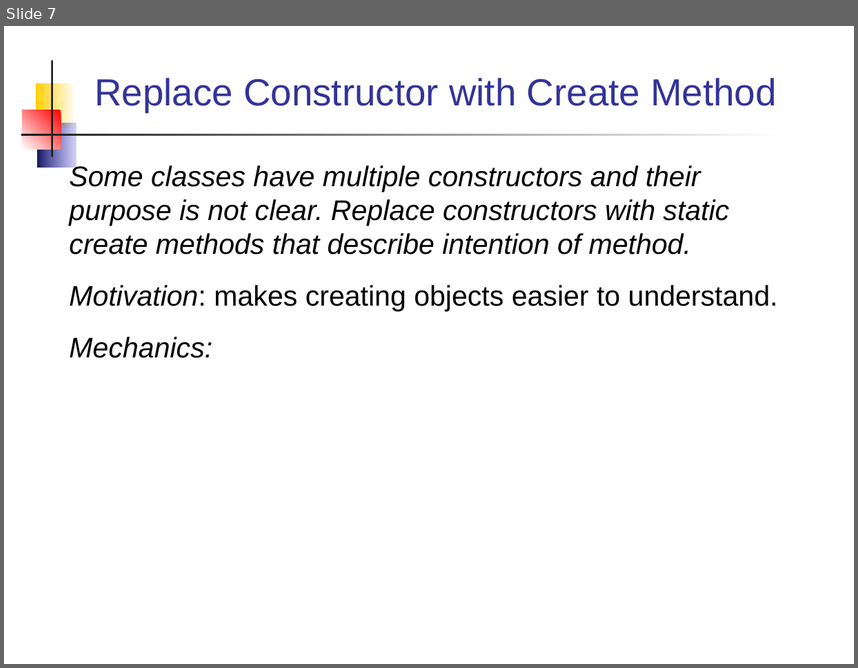
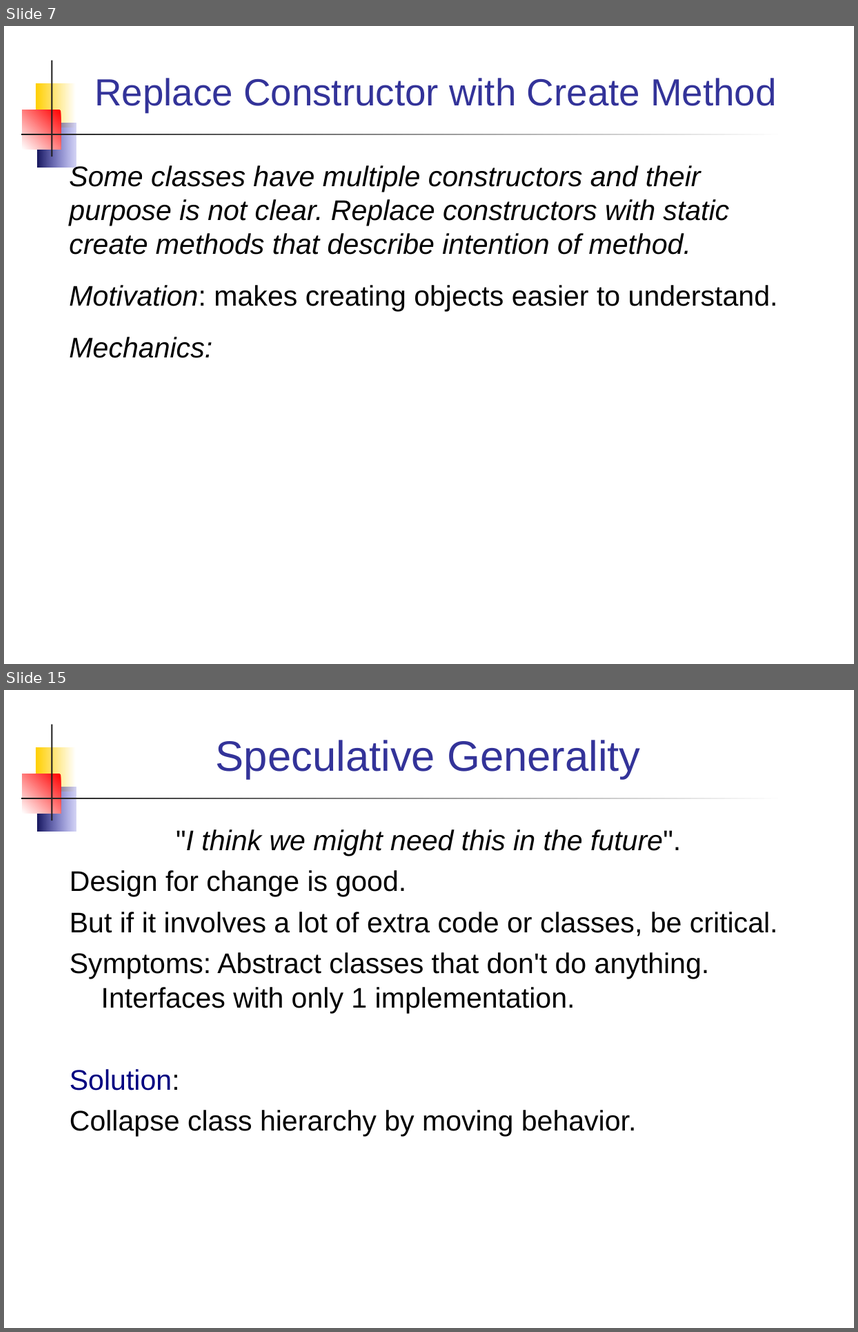
Before and after one commit to jbrucker/SoftwareProcess, a slide deck: week12/Refactoring Patterns.ppt. Shown one above the other, each under a label of ours: slide 7 before the commit, slides 7 and 15 after it; the slides between them are not shown. The pictures are 858x668 and 858x1332 pixels, drawn with LibreOffice and Linux fonts; fonts in the diff are those of the drawing. Boxes give left, top, right and bottom in pixels: in the first picture for what was removed or moved away, otherwise in the second. Text is boxed around its words. In the diff, an @@ line names an element or a change of style, - is before the commit and + after.

```diff
--- a/week12/Refactoring Patterns.ppt
+++ b/week12/Refactoring Patterns.ppt
@@ slide 15 added at (4, 690, 854, 1328), background #FFFFFF; not listed: 5 template elements that a slide beside it also shows @@
@@ title added at (216, 740, 641, 778), 36 pt, text #333399 @@
+Speculative Generality
@@ text added at (70, 829, 778, 1136), 24 pt, text #000000 @@
+"I think we might need this in the future".
+Design for change is good.
+But if it involves a lot of extra code or classes, be critical.
+Symptoms: Abstract classes that don't do anything. Interfaces with only 1 implementation.
+Solution:
+Collapse class hierarchy by moving behavior.
```
Also in this commit, not shown: 2 slides changed, 8 other slides added, 26 other files.
